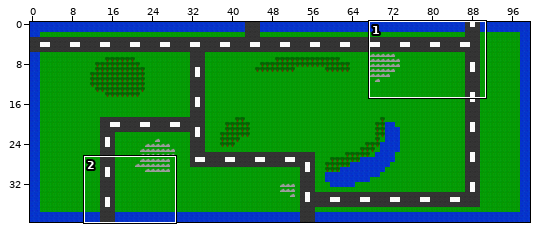
Level history. Tiled map: data/map.tmx. The first picture is a wide view before the edit; the outline marks the close-up.
Close-up. As it was:
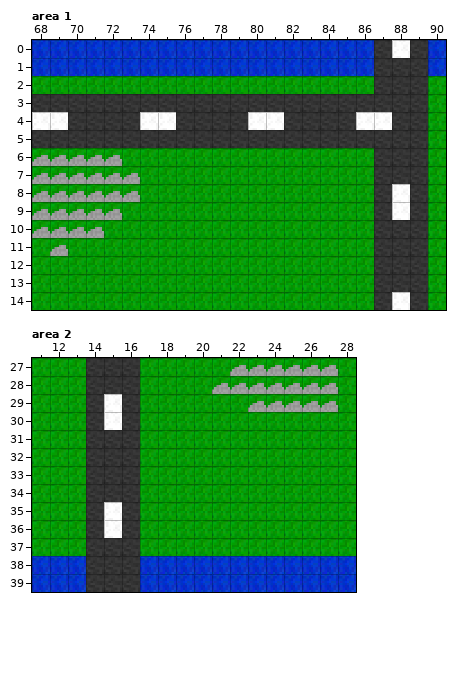
Cells are 32x32 px. Shown: area 1 x 68..90, y 0..14; area 2 x 11..28, y 27..39. The commit also changed other parts of the map, which this record leaves out.
And afterwards:
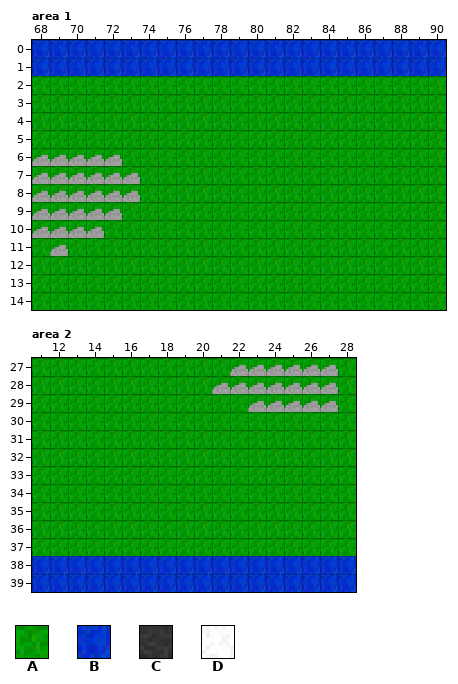
Key: from "tileset": A 0, B 1, C 4, D 5.
_ is an empty cell, # one hidden under a higher layer, . an unchanged one.
Change:
--- layer "ground", area 1
@@ x 68..89 @@
- 0 ...................CDC
- 1 ...................CCC
- 2 ...................CCC
- 3 CCCCCCCCCCCCCCCCCCCCCC
- 4 DDCCCCDDCCCCDDCCCCDDCC
- 5 CCCCCCCCCCCCCCCCCCCCCC
- 6 ...................CCC
- 7 ...................CCC
- 8 ...................CDC
- 9 ...................CDC
-10 ...................CCC
-11 ...................CCC
-12 ...................CCC
-13 ...................CCC
-14 ...................CDC
+ 0 ...................###
+ 1 ...................###
+ 2 ...................AAA
+ 3 AAAAAAAAAAAAAAAAAAAAAA
+ 4 AAAAAAAAAAAAAAAAAAAAAA
+ 5 AAAAAAAAAAAAAAAAAAAAAA
+ 6 ...................AAA
+ 7 ...................AAA
+ 8 ...................AAA
+ 9 ...................AAA
+10 ...................AAA
+11 ...................AAA
+12 ...................AAA
+13 ...................AAA
+14 ...................AAA
--- layer "objects", area 1
@@ x 87..89 @@
- 0 ___
- 1 ___
+ 0 BBB
+ 1 BBB
--- layer "ground", area 2
@@ x 14..16 @@
-27 CCC
-28 CCC
-29 CDC
-30 CDC
-31 CCC
-32 CCC
-33 CCC
-34 CCC
-35 CDC
-36 CDC
-37 CCC
-38 CCC
-39 CCC
+27 AAA
+28 AAA
+29 AAA
+30 AAA
+31 AAA
+32 AAA
+33 AAA
+34 AAA
+35 AAA
+36 AAA
+37 AAA
+38 ###
+39 ###
--- layer "objects", area 2
@@ x 14..16 @@
-38 ___
-39 ___
+38 BBB
+39 BBB
Changed places in both close-ups, as pixel boxes (x1, y1, x2, y2):
changed: (32, 40, 428, 310)
changed: (86, 358, 140, 592)
